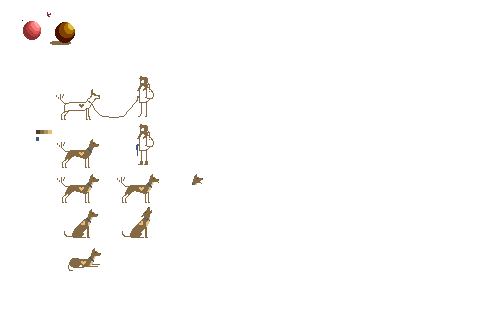
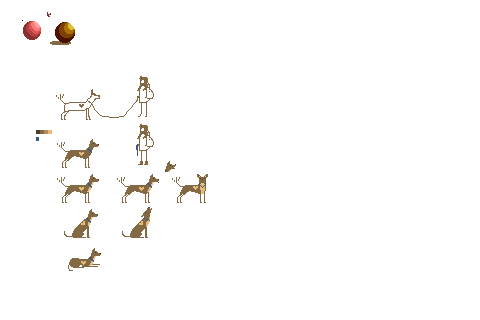
Layered file, before and after one edit (480px x 320px). Changes by layer:
painted on "Layer #1" over (65, 160, 208, 214)
